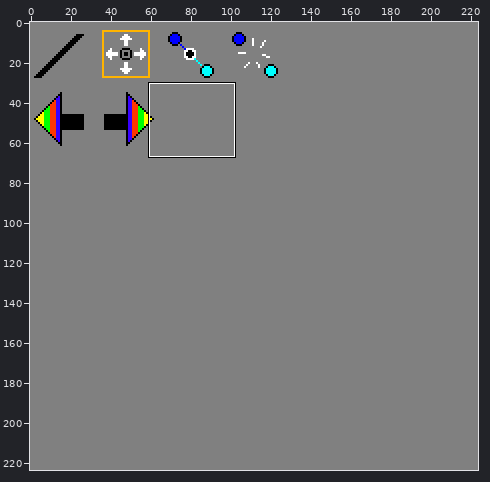
Sprite sheet: game/graphics/DrawLineSprites.png. The picture above shows the old version from afar; the outline marks the close-up.
Close-up. First the earlier version:
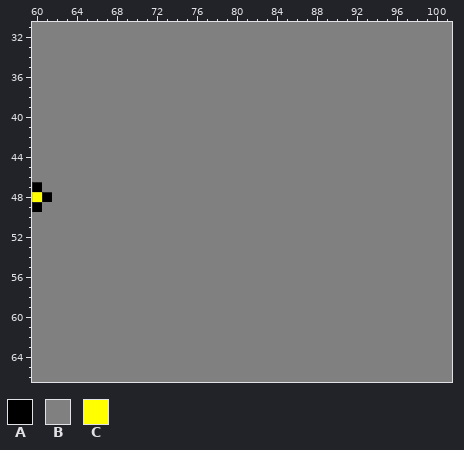
The file is 224x224 pixels. Shown: x 60..101, y 31..66. The commit also changed other parts of the picture, which this record leaves out.
Palette (. is transparent): A #000000  B #808080  C #ffff00
Pixels before, first column x 60:
31 BBBBBBBBBBBBBBBBBBBBBBBBBBBBBBBBBBBBBBBBBB
32 BBBBBBBBBBBBBBBBBBBBBBBBBBBBBBBBBBBBBBBBBB
33 BBBBBBBBBBBBBBBBBBBBBBBBBBBBBBBBBBBBBBBBBB
34 BBBBBBBBBBBBBBBBBBBBBBBBBBBBBBBBBBBBBBBBBB
35 BBBBBBBBBBBBBBBBBBBBBBBBBBBBBBBBBBBBBBBBBB
36 BBBBBBBBBBBBBBBBBBBBBBBBBBBBBBBBBBBBBBBBBB
37 BBBBBBBBBBBBBBBBBBBBBBBBBBBBBBBBBBBBBBBBBB
38 BBBBBBBBBBBBBBBBBBBBBBBBBBBBBBBBBBBBBBBBBB
39 BBBBBBBBBBBBBBBBBBBBBBBBBBBBBBBBBBBBBBBBBB
40 BBBBBBBBBBBBBBBBBBBBBBBBBBBBBBBBBBBBBBBBBB
41 BBBBBBBBBBBBBBBBBBBBBBBBBBBBBBBBBBBBBBBBBB
42 BBBBBBBBBBBBBBBBBBBBBBBBBBBBBBBBBBBBBBBBBB
43 BBBBBBBBBBBBBBBBBBBBBBBBBBBBBBBBBBBBBBBBBB
44 BBBBBBBBBBBBBBBBBBBBBBBBBBBBBBBBBBBBBBBBBB
45 BBBBBBBBBBBBBBBBBBBBBBBBBBBBBBBBBBBBBBBBBB
46 BBBBBBBBBBBBBBBBBBBBBBBBBBBBBBBBBBBBBBBBBB
47 ABBBBBBBBBBBBBBBBBBBBBBBBBBBBBBBBBBBBBBBBB
48 CABBBBBBBBBBBBBBBBBBBBBBBBBBBBBBBBBBBBBBBB
49 ABBBBBBBBBBBBBBBBBBBBBBBBBBBBBBBBBBBBBBBBB
50 BBBBBBBBBBBBBBBBBBBBBBBBBBBBBBBBBBBBBBBBBB
51 BBBBBBBBBBBBBBBBBBBBBBBBBBBBBBBBBBBBBBBBBB
52 BBBBBBBBBBBBBBBBBBBBBBBBBBBBBBBBBBBBBBBBBB
53 BBBBBBBBBBBBBBBBBBBBBBBBBBBBBBBBBBBBBBBBBB
54 BBBBBBBBBBBBBBBBBBBBBBBBBBBBBBBBBBBBBBBBBB
55 BBBBBBBBBBBBBBBBBBBBBBBBBBBBBBBBBBBBBBBBBB
56 BBBBBBBBBBBBBBBBBBBBBBBBBBBBBBBBBBBBBBBBBB
57 BBBBBBBBBBBBBBBBBBBBBBBBBBBBBBBBBBBBBBBBBB
58 BBBBBBBBBBBBBBBBBBBBBBBBBBBBBBBBBBBBBBBBBB
59 BBBBBBBBBBBBBBBBBBBBBBBBBBBBBBBBBBBBBBBBBB
60 BBBBBBBBBBBBBBBBBBBBBBBBBBBBBBBBBBBBBBBBBB
61 BBBBBBBBBBBBBBBBBBBBBBBBBBBBBBBBBBBBBBBBBB
62 BBBBBBBBBBBBBBBBBBBBBBBBBBBBBBBBBBBBBBBBBB
63 BBBBBBBBBBBBBBBBBBBBBBBBBBBBBBBBBBBBBBBBBB
64 BBBBBBBBBBBBBBBBBBBBBBBBBBBBBBBBBBBBBBBBBB
65 BBBBBBBBBBBBBBBBBBBBBBBBBBBBBBBBBBBBBBBBBB
66 BBBBBBBBBBBBBBBBBBBBBBBBBBBBBBBBBBBBBBBBBB
Now the later version:
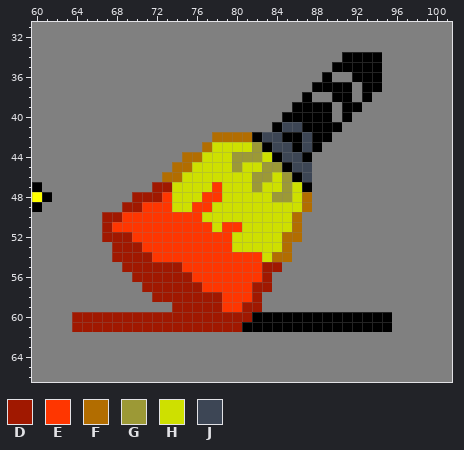
Colours new in this view: D #a01800  E #ff3600  F #b26d00  G #9c9936  H #cee000  J #3d4655
What changed:
{"y":34,"x":91,"old":"BBBB","new":"AAAA"}
{"y":35,"x":90,"old":"BBBBB","new":"AAAAA"}
{"y":36,"x":89,"old":"B","new":"A"}
{"y":36,"x":92,"old":"BBB","new":"AAA"}
{"y":37,"x":88,"old":"BBBB","new":"AAAA"}
{"y":37,"x":93,"old":"BB","new":"AA"}
{"y":38,"x":87,"old":"B","new":"A"}
{"y":38,"x":90,"old":"BB","new":"AA"}
{"y":38,"x":93,"old":"B","new":"A"}
{"y":39,"x":86,"old":"BBBB","new":"AAAA"}
{"y":39,"x":91,"old":"BB","new":"AA"}
{"y":40,"x":85,"old":"BBBBB","new":"AAAAA"}
{"y":40,"x":91,"old":"B","new":"A"}
{"y":41,"x":84,"old":"BBBBBBB","new":"AJJAAAA"}
{"y":42,"x":78,"old":"BBBBBBBBBBBB","new":"FFFFAJJAAJAA"}
{"y":43,"x":77,"old":"BBBBBBBBBBBB","new":"FHHHHGAJJAJA"}
{"y":44,"x":75,"old":"BBBBBBBBBBBBB","new":"FFHHHGGGHAJJA"}
{"y":45,"x":74,"old":"BBBBBBBBBBBBBB","new":"FFHHHHGHHGGAJJ"}
{"y":46,"x":73,"old":"BBBBBBBBBBBBBBB","new":"FFHHHHHHHGGHGAJ"}
{"y":47,"x":72,"old":"BBBBBBBBBBBBBBBB","new":"DDHHHHEHHHGHHGHA"}
{"y":48,"x":70,"old":"BBBBBBBBBBBBBBBBBB","new":"DDDEHHHEEHHHHHGGHF"}
{"y":49,"x":69,"old":"BBBBBBBBBBBBBBBBBBB","new":"DDEEEHHEEHHHHHHHHHF"}
{"y":50,"x":67,"old":"BBBBBBBBBBBBBBBBBBBB","new":"DDEEEEEEEEHHHHHHHHHF"}
{"y":51,"x":67,"old":"BBBBBBBBBBBBBBBBBBBB","new":"DEEEEEEEEEEHEEHHHHHF"}
{"y":52,"x":67,"old":"BBBBBBBBBBBBBBBBBBBB","new":"DDDEEEEEEEEEEHHHHHFF"}
{"y":53,"x":68,"old":"BBBBBBBBBBBBBBBBBB","new":"DDDEEEEEEEEEHHHHHF"}
{"y":54,"x":68,"old":"BBBBBBBBBBBBBBBBBB","new":"DDDDEEEEEEEEEEEHFF"}
{"y":55,"x":69,"old":"BBBBBBBBBBBBBBBB","new":"DDDDDDEEEEEEEEDD"}
{"y":56,"x":70,"old":"BBBBBBBBBBBBBB","new":"DDDDDDEEEEEEED"}
{"y":57,"x":71,"old":"BBBBBBBBBBBBB","new":"DDDDDDEEEEEDD"}
{"y":58,"x":72,"old":"BBBBBBBBBBB","new":"DDDDDDDEEED"}
{"y":59,"x":74,"old":"BBBBBBBBB","new":"DDDDDEEDD"}
{"y":60,"x":64,"old":"BBBBBBBBBBBBBBBBBBBBBBBBBBBBBBBB","new":"DDDDDDDDDDDDDDDDDDAAAAAAAAAAAAAA"}
{"y":61,"x":64,"old":"BBBBBBBBBBBBBBBBBBBBBBBBBBBBBBBB","new":"DDDDDDDDDDDDDDDDDAAAAAAAAAAAAAAA"}
{"label":"changed","picture_box":[72,52,392,332]}
